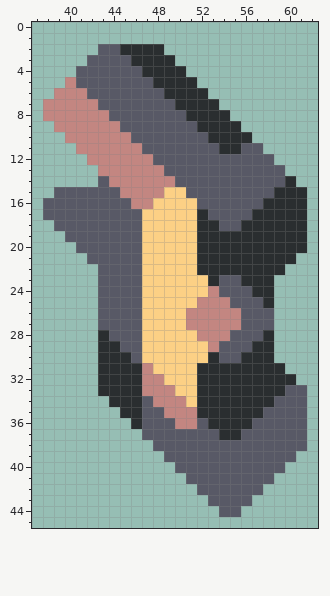
Two states of a pixel-art sprite, assets/sprites/blocks/turret/factionless/2-euro/euro-r.png. The picture above was drawn from the file before the commit.
The file is 64x64 pixels. Shown: x 37..62, y 0..45.
And afterwards:
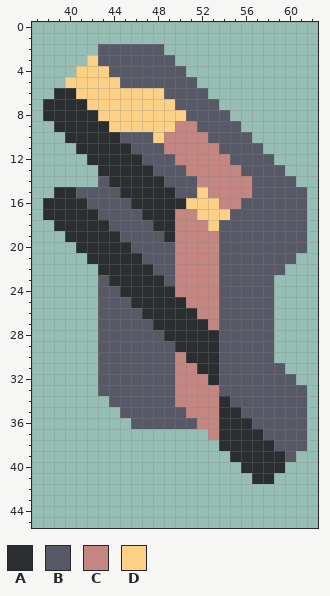
Palette (. is transparent): A #2a2e30  B #585966  C #c38681  D #fcd085
Changes in this commit:
Changed rows in their new state; - is an unchanged pixel.
first column x 38:
 2 -------BBBB-------------
 3 ----D---BBBB------------
 4 ---DDD---BBBB-----------
 5 --DDDDD---BBBB----------
 6 -AADDDDDDDDBBBB---------
 7 AAAADDDDDDDDBBBB--------
 8 AAAAADDDDDDDDBBBB-------
 9 -AAAAADDDDDDCCBBBB------
10 --AAAAAB--DCCCCBBBB-----
11 ---AAAAAB--CCCCCBB------
12 ----AAAAAB--CCCCC-------
13 -----AAAAAB--CCCCC------
14 ------AAAAAB--CCCCC---B-
15 -AA----AAAAAB-DCCCC--BBB
16 AAAA----AAAAA-DDCC--BBBB
17 AAAAA----AAACCDDD--BBBBB
18 -AAAAA---BAACCCD--BBBBBB
19 --AAAAA--BBACCCCBBBBBBBB
20 ---AAAAA-BBBCCCCBBBBBBBB
21 ----AAAAABBBCCCCBBBBBBB-
22 -----AAAAABBCCCCBBBBBB--
23 ------AAAAABCCCC--BBB---
24 -------AAAAACCC----BB---
25 --------AAAAAC--B---B---
26 ---------AAAAA--BB------
27 ---------BAAAAA-BB------
28 -----B---BBAAAAAB---B---
29 -----BB--BBBAAAA---BB---
30 -----BBB-BBBCAA---BBB---
31 -----BBBBBBBCC--BBBBBB--
32 -----BBBBBBBCCC-BBBBBBB-
33 -----BBBBBBBCCCCBBBBBB--
34 ------BBB-BB-CCC-BBBB---
35 -------BB--BB-CC--BB----
36 --------B---BBCC--------
37 ---------......C--AA----
38 ----------......AAAAA---
39 -----------......AAAAA--
40 ------------......AAAA--
41 -------------......AA---
42 --------------......----
43 ---------------....-----
44 ----------------..------
